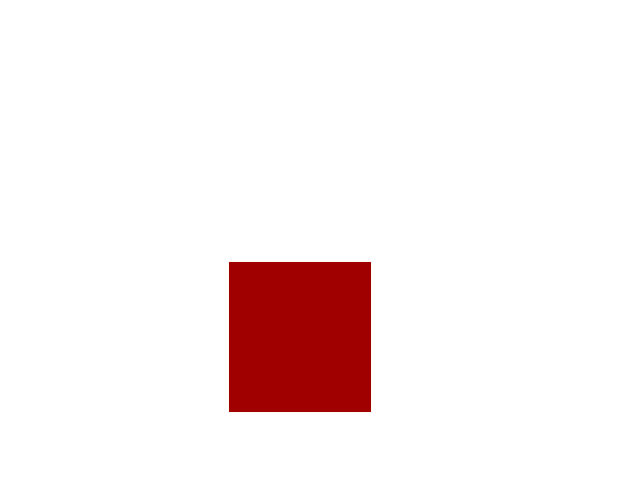
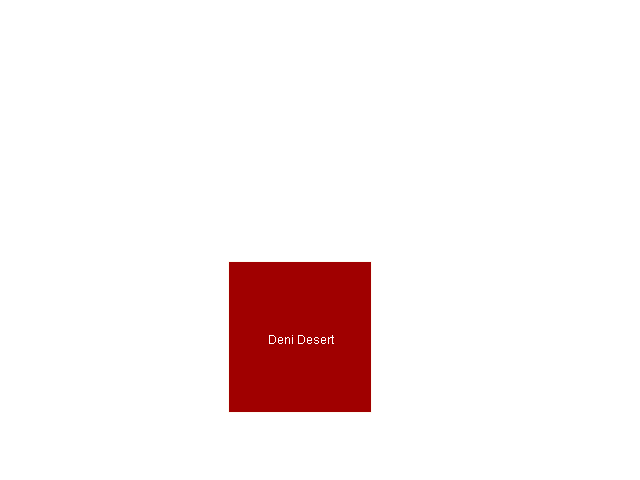
Two versions of the same layered image (640x480). Layer-by-layer changes:
added layer "Deni Desert" above "Pasted Layer" over <box>269,335,334,344</box>
